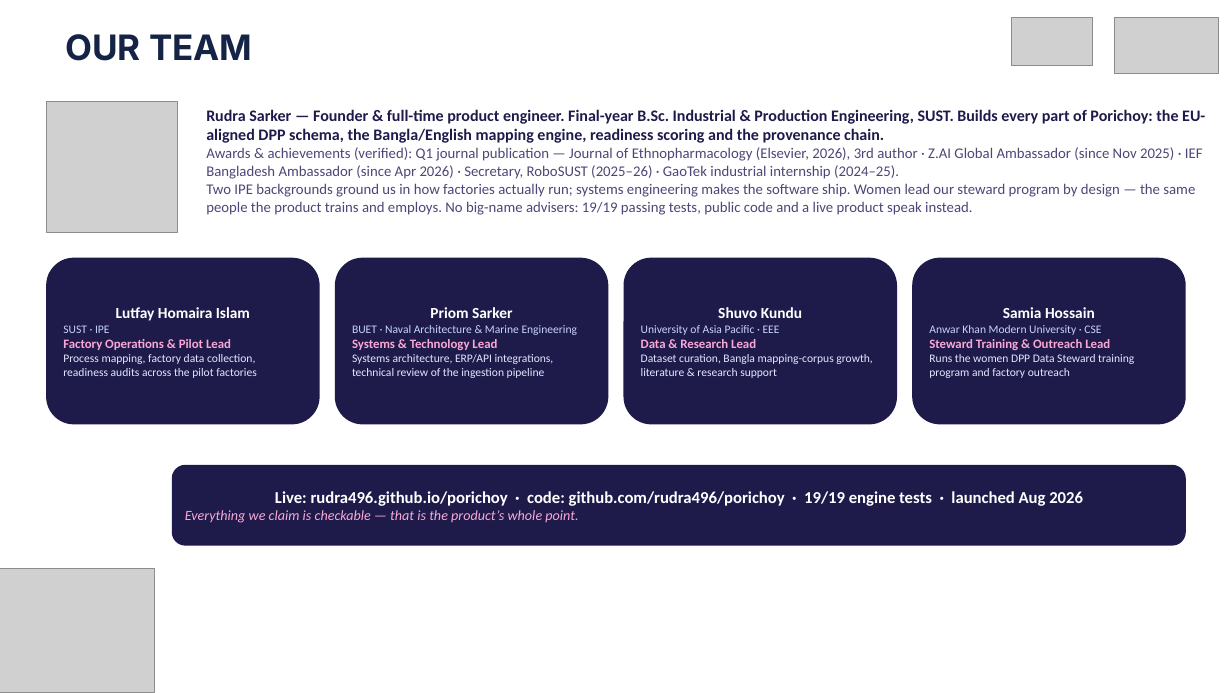
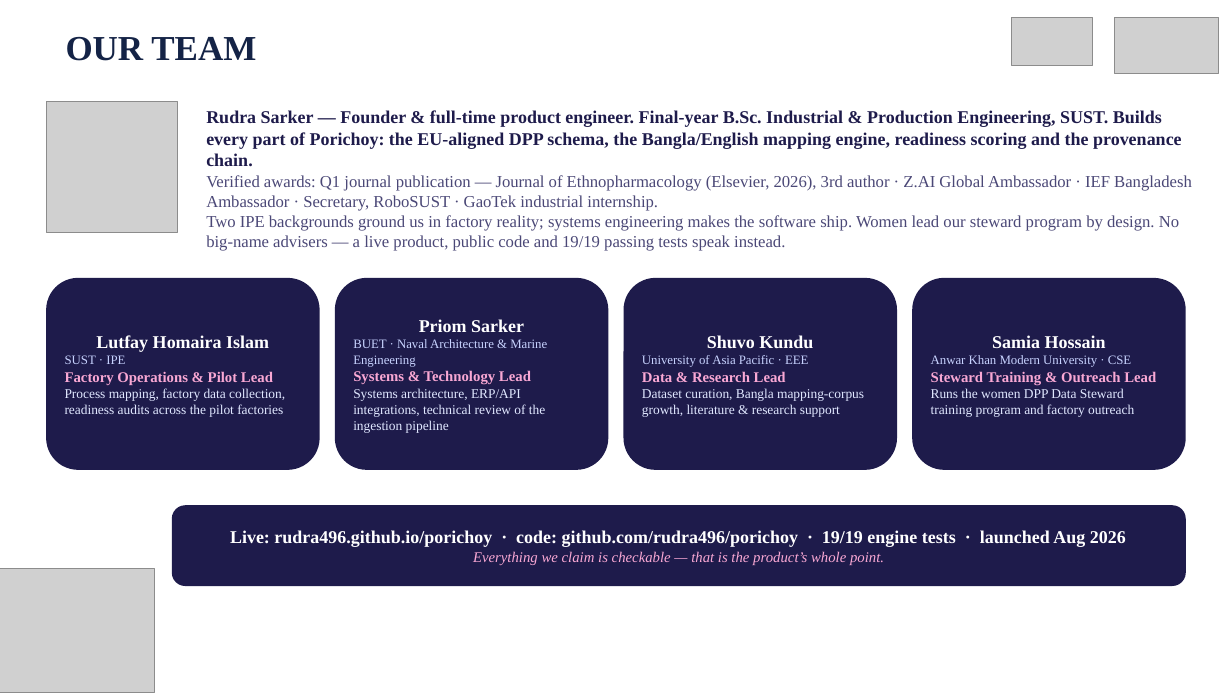
Before and after one commit to rudra496/porichoy, a slide deck: slide 7 of deck/Porichoy_Pitch_Deck.pptx. Drawn at 1232x693 pixels with LibreOffice and Linux fonts; fonts in the diff are those of the drawing; grey boxes stand for pictures. Boxes give left, top, right and bottom in pixels: in the first picture for what was removed or moved away, otherwise in the second. Text is boxed around its words. In the diff, an @@ line names an element or a change of style, - is before the commit and + after.

Commit message:
Deck v4 FINAL: Times New Roman throughout (charts too), large text, big readable figures, serif consistency — judge 8/8 SHIP

```diff
--- a/deck/Porichoy_Pitch_Deck.pptx
+++ b/deck/Porichoy_Pitch_Deck.pptx
@@ text "OUR TEAM" at box(66, 37, 256, 61): font Inter to Times New Roman @@
@@ text at box(206, 110, 1182, 167): size 12.5 to 14 pt, font Calibri to Times New Roman in "Rudra Sarker — Founder & full-time product ..." @@
@@ text at box(206, 175, 1192, 250): text changed; size 11.5 to 13 pt; font Calibri to Times New Roman @@
-Awards & achievements (verified): Q1 journal publication — Journal of Ethnopharmacology (Elsevier, 2026), 3rd author · Z.AI Global Ambassador (since Nov 2025) · IEF Bangladesh Ambassador (since Apr 2026) · Secretary, RoboSUST (2025–26) · GaoTek industrial internship (2024–25).
-Two IPE backgrounds ground us in how factories actually run; systems engineering makes the software ship. Women lead our steward program by design — the same people the product trains and employs. No big-name advisers: 19/19 passing tests, public code and a live product speak instead.
+Verified awards: Q1 journal publication — Journal of Ethnopharmacology (Elsevier, 2026), 3rd author · Z.AI Global Ambassador · IEF Bangladesh Ambassador · Secretary, RoboSUST · GaoTek industrial internship.
+Two IPE backgrounds ground us in factory reality; systems engineering makes the software ship. Women lead our steward program by design. No big-name advisers — a live product, public code and 19/19 passing tests speak instead.
@@ rounded rectangle "Lutfay Homaira Islam": place and size @@
-rounded rectangle "Lutfay Homaira Islam" at box(46, 258, 320, 424)
+rounded rectangle "Lutfay Homaira Islam" at box(46, 278, 320, 470)
@@ rounded rectangle "Lutfay Homaira Islam" at box(46, 278, 320, 470): size 12 to 14 pt in "Lutfay Homaira Islam"; font Calibri to Times New Roman; size 9 to 10 pt in "SUST · IPE"; size 10 to 11.5 pt in "Factory Operations & Pilot Lead"; size 9 to 10.5 pt in "Process mapping, factory data collection, readiness audits ..." @@
@@ rounded rectangle "Priom Sarker": place and size @@
-rounded rectangle "Priom Sarker" at box(335, 258, 608, 424)
+rounded rectangle "Priom Sarker" at box(335, 278, 608, 470)
@@ rounded rectangle "Priom Sarker" at box(335, 278, 608, 470): size 12 to 14 pt in "Priom Sarker"; font Calibri to Times New Roman; size 9 to 10 pt in "BUET · Naval Architecture & Marine Engineering"; size 10 to 11.5 pt in "Systems & Technology Lead"; size 9 to 10.5 pt in "Systems architecture, ERP/API integrations, technical review ..." @@
@@ rounded rectangle "Shuvo Kundu": place and size @@
-rounded rectangle "Shuvo Kundu" at box(624, 258, 897, 424)
+rounded rectangle "Shuvo Kundu" at box(624, 278, 897, 470)
@@ rounded rectangle "Shuvo Kundu" at box(624, 278, 897, 470): size 12 to 14 pt in "Shuvo Kundu"; font Calibri to Times New Roman; size 9 to 10 pt in "University of Asia Pacific · EEE"; size 10 to 11.5 pt in "Data & Research Lead"; size 9 to 10.5 pt in "Dataset curation, Bangla mapping-corpus growth, literature & ..." @@
@@ rounded rectangle "Samia Hossain": place and size @@
-rounded rectangle "Samia Hossain" at box(912, 258, 1186, 424)
+rounded rectangle "Samia Hossain" at box(912, 278, 1186, 470)
@@ rounded rectangle "Samia Hossain" at box(912, 278, 1186, 470): size 12 to 14 pt in "Samia Hossain"; font Calibri to Times New Roman; size 9 to 10 pt in "Anwar Khan Modern University · CSE"; size 10 to 11.5 pt in "Steward Training & Outreach Lead"; size 9 to 10.5 pt in "Runs the women DPP Data Steward training ..." @@
@@ rounded rectangle "Live: rudra496.github.io/porichoy · code: github.com/rudra49 ...": place and size @@
-rounded rectangle "Live: rudra496.github.io/porichoy · code: github.com/rudra49 ..." at box(172, 465, 1186, 545)
+rounded rectangle "Live: rudra496.github.io/porichoy · code: github.com/rudra49 ..." at box(172, 506, 1186, 586)
@@ rounded rectangle "Live: rudra496.github.io/porichoy · code: github.com/rudra49 ..." at box(172, 506, 1186, 586): size 13 to 14 pt in "Live: rudra496.github.io/porichoy · code: github.com/rudra49 ..."; font Calibri to Times New Roman; size 11 to 11.5 pt in "Everything we claim is checkable — that ..."; alignment left to centre @@
```
Also in this commit, not shown: 7 other slides changed, 1 other file.
